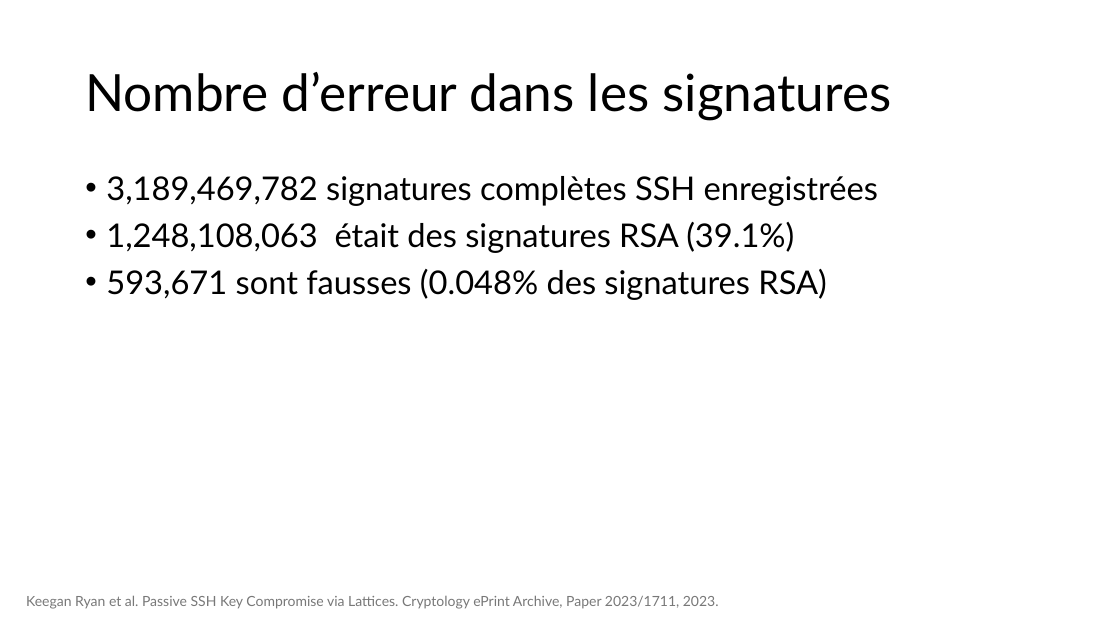
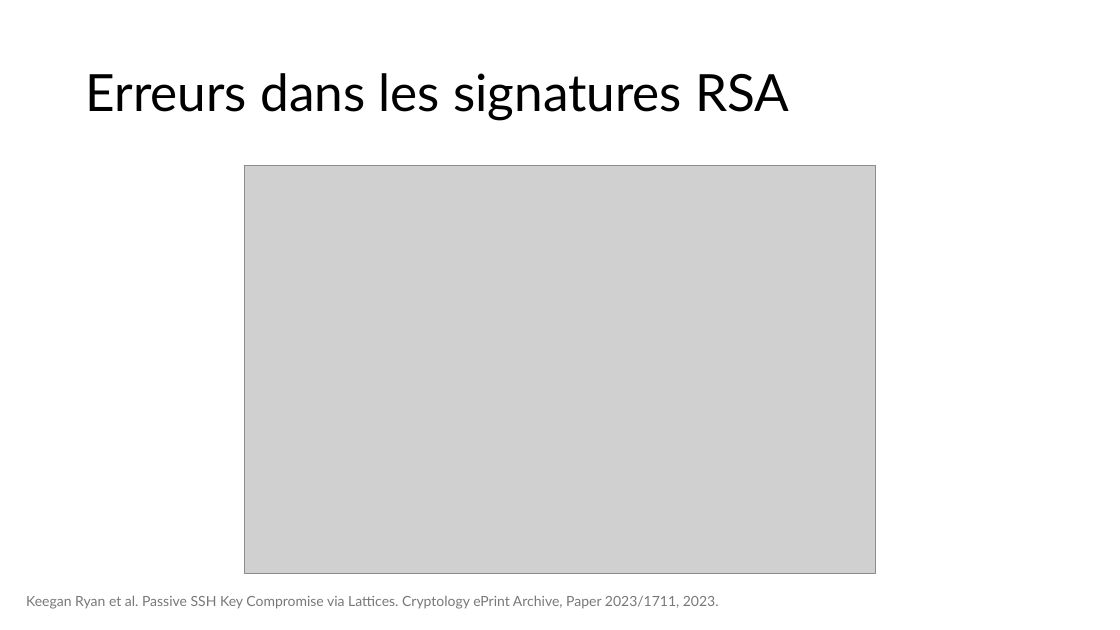
Before and after one commit to JustinFerrara14/SSE, a slide deck: slide 5 of SSELaticeAttackFerrara.pptx. Drawn at 1120x630 pixels with LibreOffice and Linux fonts; fonts in the diff are those of the drawing; grey boxes stand for pictures. Boxes give left, top, right and bottom in pixels: in the first picture for what was removed or moved away, otherwise in the second. Text is boxed around its words. In the diff, an @@ line names an element or a change of style, - is before the commit and + after.

```diff
--- a/SSELaticeAttackFerrara.pptx
+++ b/SSELaticeAttackFerrara.pptx
@@ title at [85, 73, 789, 120]: text changed @@
-Nombre d’erreur dans les signatures
+Erreurs dans les signatures RSA
@@ text removed at [106, 176, 878, 300] @@
-• 3,189,469,782 signatures complètes SSH enregistrées
-• 1,248,108,063 était des signatures RSA (39.1%)
-• 593,671 sont fausses (0.048% des signatures RSA)
@@ picture added at [245, 166, 876, 573] @@
```
Also in this commit, not shown: 17 other slides changed, 1 slide removed, 4 other files.
